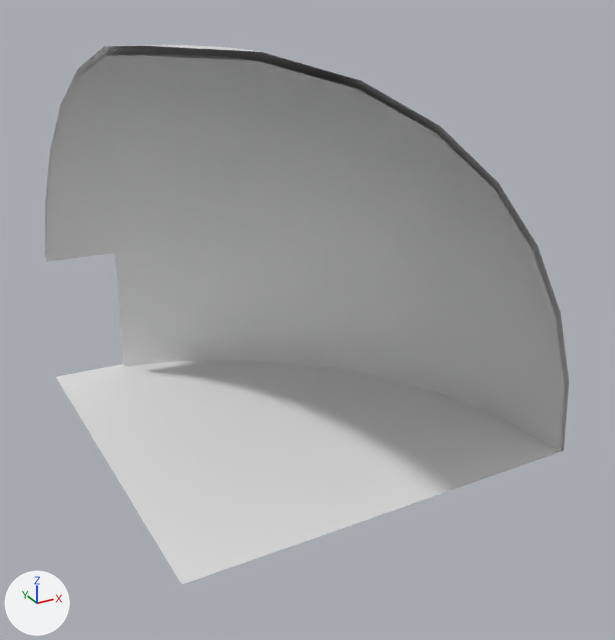
Before and after pictures for a commit that changed the FBX model Import/Module_Sphere_1porte_002.fbx.
Camera for both pictures: a 50 mm lens placed at (-3.36, -10.17, 9.11), pointed at (4.0, 3.21, 2.43). Arrows for +X, +Y and +Z are at lower left; the lights stay in place. Where no turn or scale is listed for an object, it has been applied to the vertices.

Objects in the first picture: 'serre_portesimple_1_006'.
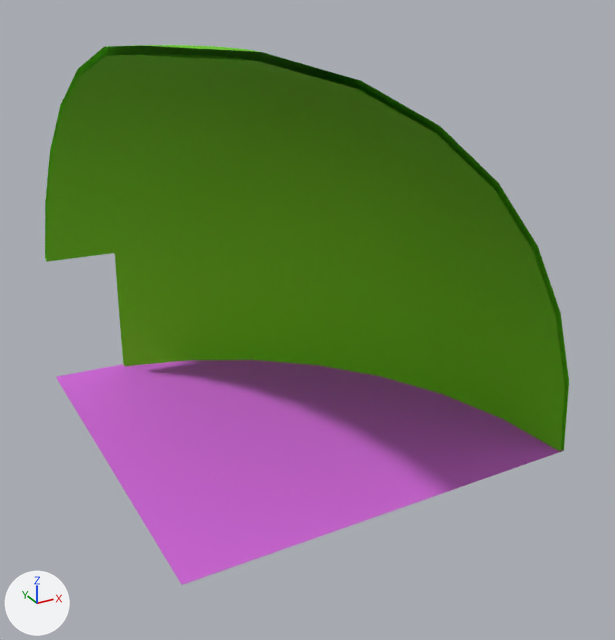
Location of each change, [x1, y1, x2, y2] in pixels of the pictures (615 x 640 px):
part 1 of me_mesh, recoloured (grey to green)
    both: [45, 45, 569, 452]
part 2 of me_mesh, recoloured (white to pink)
    both: [56, 360, 563, 585]

The edits, one by one:
Material 'Material #42' (mat_material__42) is new.
Its base color is (0.153, 0.655, 0.0) (green #6dd400).
Its roughness is 0.859.
Material 'Material #44' (mat_material__44) is new.
Its base color is (0.678, 0.133, 0.749) (pink #d766e0).
Its roughness is 0.859.
me_mesh has 152 vertices, 135 faces and spans x 0.0..8.0, y 0.0..8.0, z -0.01..8.04.
me_mesh is used by ob_serre_portesimple_1_006; location (0.0, 0.0, 0.0).
me_mesh part 1: all 127 faces centred in x 0.1..7.87, y 0.1..7.75, z 0.77..7.93 switch from no material to mat_material__42 (green #6dd400).
me_mesh part 2: all 8 faces centred in x 0.52..5.29, y 0.52..5.29, z 0.0 switch from no material to mat_material__44 (pink #d766e0).
